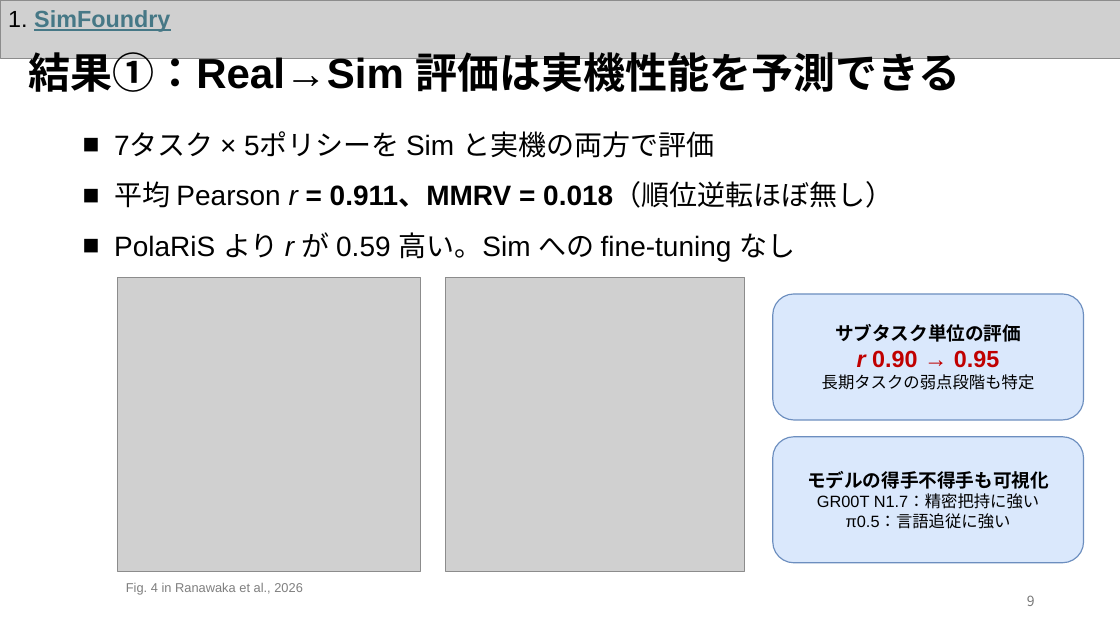
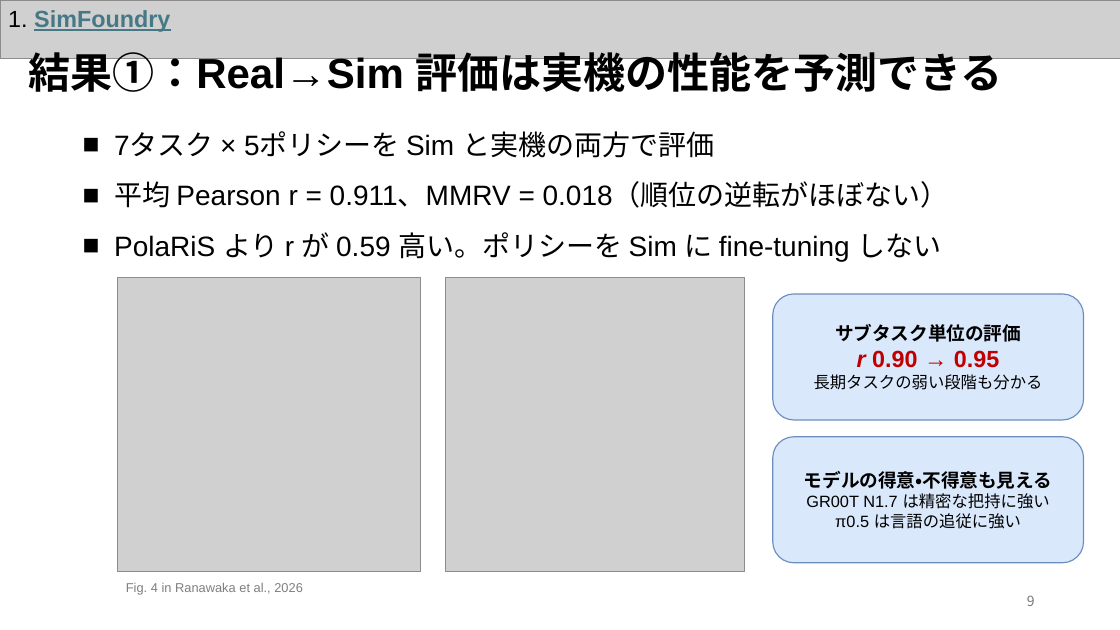
Before and after one commit to Azuma413/PaperPresentationSlides, a slide deck: slide 10 of 20261105_KaneyoshiHiratsuka_SurveySlide.pptx. Drawn at 1120x630 pixels with LibreOffice and Linux fonts; fonts in the diff are those of the drawing; grey boxes stand for pictures. Boxes give left, top, right and bottom in pixels: in the first picture for what was removed or moved away, otherwise in the second. Text is boxed around its words. In the diff, an @@ line names an element or a change of style, - is before the commit and + after.

```diff
--- a/20261105_KaneyoshiHiratsuka_SurveySlide.pptx
+++ b/20261105_KaneyoshiHiratsuka_SurveySlide.pptx
@@ text at <box>28,52,1003,98</box>: text changed @@
-結果①：Real→Sim 評価は実機性能を予測できる
+結果①：Real→Sim 評価は実機の性能を予測できる
@@ text at <box>114,181,949,261</box>: text changed @@
-■ 平均 Pearson r = 0.911、MMRV = 0.018（順位逆転ほぼ無し）
-■ PolaRiS より r が 0.59 高い。Sim への fine-tuning なし
+■ 平均 Pearson r = 0.911、MMRV = 0.018（順位の逆転がほぼない）
+■ PolaRiS より r が 0.59 高い。ポリシーを Sim に fine-tuning しない
@@ text in rounded rectangle at <box>814,374,1043,390</box>: text changed @@
-長期タスクの弱点段階も特定
+長期タスクの弱い段階も分かる
@@ text in rounded rectangle at <box>804,471,1052,529</box>: text changed @@
-モデルの得手不得手も可視化
-GR00T N1.7：精密把持に強い
-π0.5：言語追従に強い
+モデルの得意・不得意も見える
+GR00T N1.7 は精密な把持に強い
+π0.5 は言語の追従に強い
```
Also in this commit, not shown: 24 other slides changed, 2 slides added, 2 slides removed, 46 other files.
